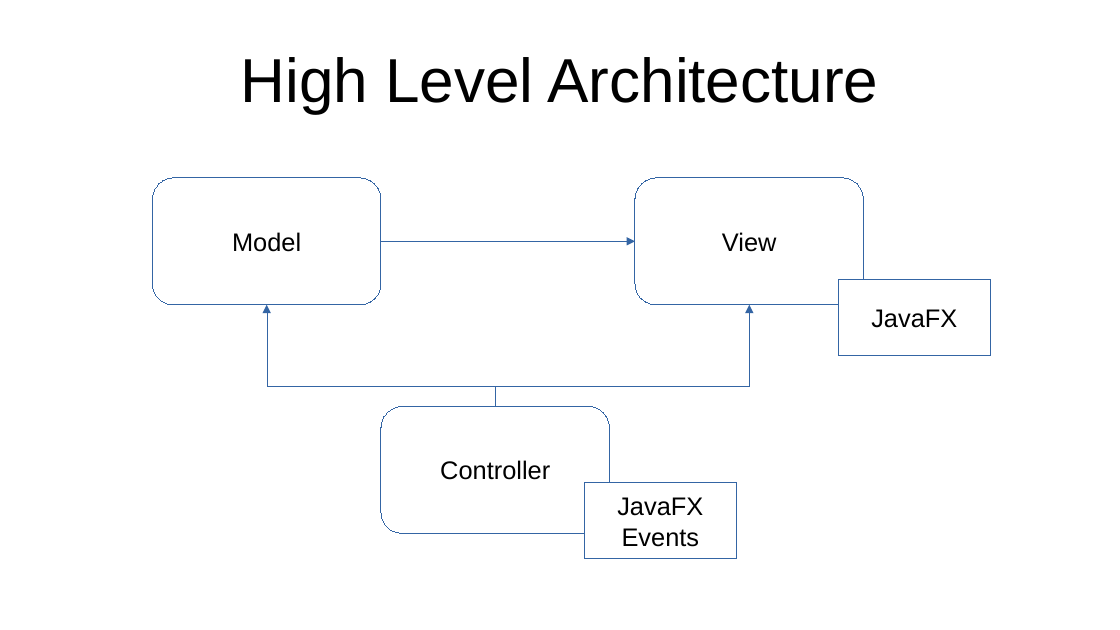
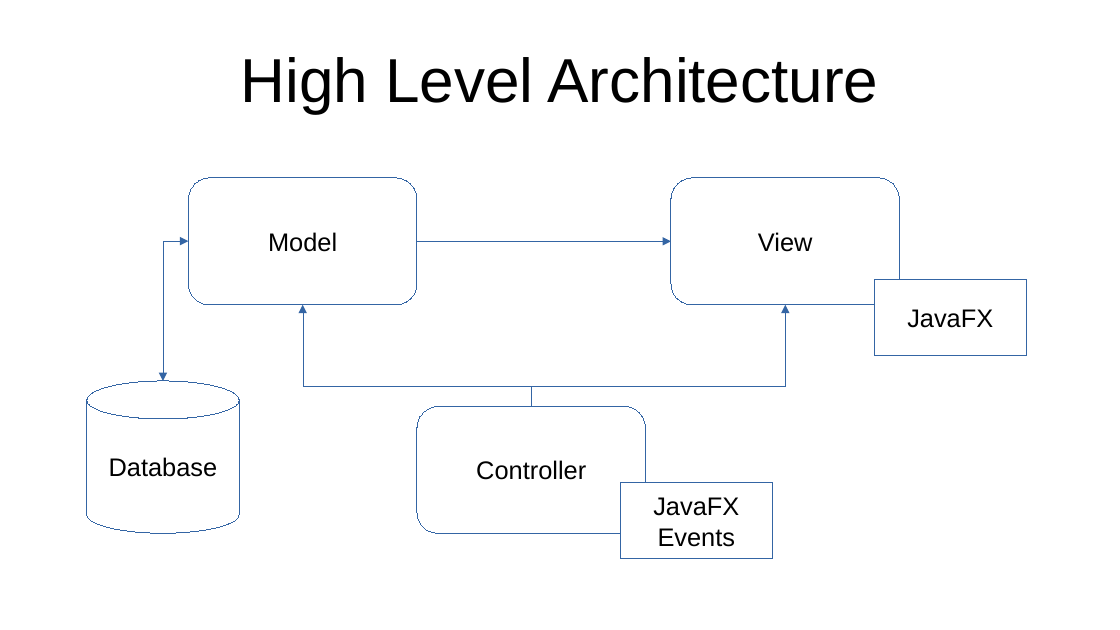
Before and after one commit to al8111/Java-UML-SWT, a slide deck: slide 18 of presentation.odp. Drawn at 1120x630 pixels with LibreOffice and Linux fonts; fonts in the diff are those of the drawing. Boxes give left, top, right and bottom in pixels: in the first picture for what was removed or moved away, otherwise in the second. Text is boxed around its words. In the diff, an @@ line names an element or a change of style, - is before the commit and + after.

Commit message:
fix doc: included the database in high-level architectural view

```diff
--- a/presentation.odp
+++ b/presentation.odp
@@ elbow double arrow added from (188, 241) to (163, 381), #3465A4 0 pt @@
@@ 3 rounded rectangles, 3 elbow arrows, 2 rectangles: place and size @@
-3 rounded rectangles, 3 elbow arrows, 2 rectangles at (152,178,991,559)
+3 rounded rectangles, 3 elbow arrows, 2 rectangles at (188,178,1026,559)
@@ cylinder added at (86,381,239,534), outline #3465A4 0 pt, 18 pt, text #000000 @@
+Database
```
